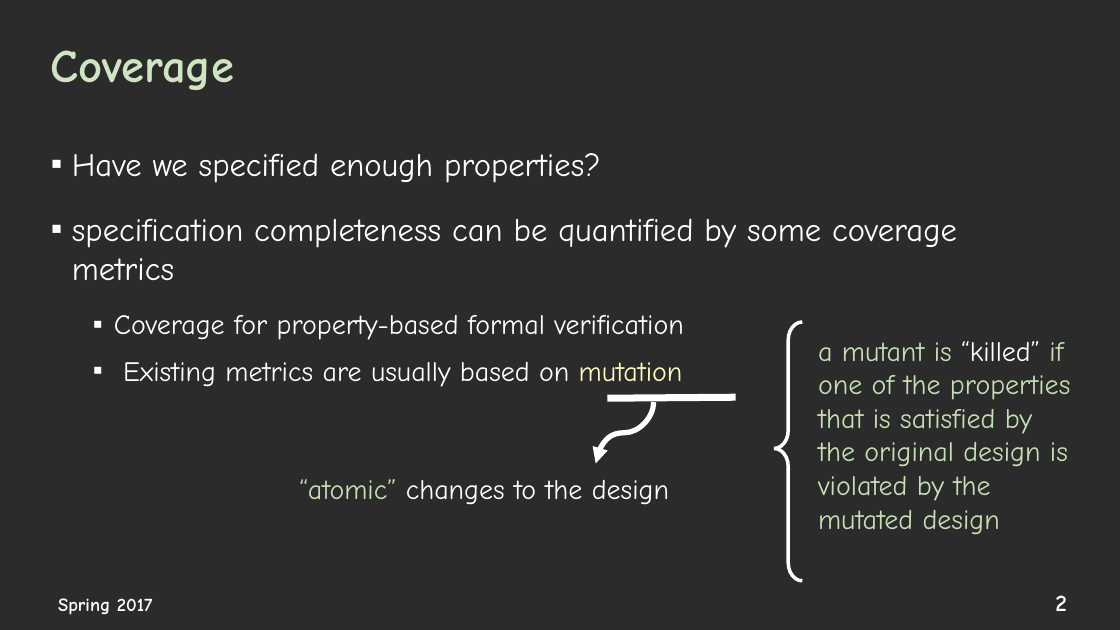
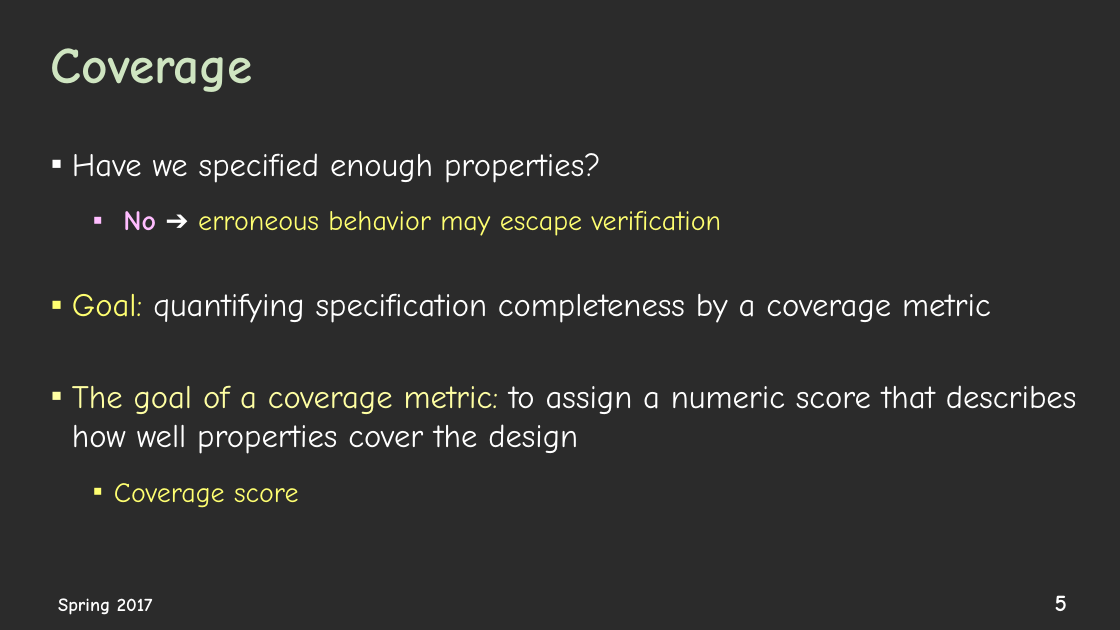
Before and after one commit to elaghs/Working, a slide deck: slide 5 of presentations/WPE_coverage.pptx (slide 2 before the commit). Drawn at 1120x630 pixels with LibreOffice and Linux fonts; fonts in the diff are those of the drawing; background and template pictures are left out; a plain dark background stands for a picture behind light text. Boxes give left, top, right and bottom in pixels: in the first picture for what was removed or moved away, otherwise in the second. Text is boxed around its words. In the diff, an @@ line names an element or a change of style, - is before the commit and + after.

```diff
--- a/presentations/WPE_coverage.pptx
+++ b/presentations/WPE_coverage.pptx
@@ title "Coverage" at bbox=[51, 48, 253, 92]: size 40 to 44 pt @@
@@ text at bbox=[72, 211, 1077, 508]: text changed; size 24 to 28 pt @@
-▪ specification completeness can be quantified by some coverage metrics
-  ▪ Coverage for property-based formal verification
-  ▪ Existing metrics are usually based on mutation
+  ▪ No ➔ erroneous behavior may escape verification
+▪ Goal: quantifying specification completeness by a coverage metric
+▪ The goal of a coverage metric: to assign a numeric score that describes how well properties cover the design
+  ▪ Coverage score
@@ left brace removed at bbox=[775, 322, 803, 581] @@
@@ text removed at bbox=[818, 341, 1070, 535] @@
-  a mutant is “killed” if one of the properties that is satisfied by the original design is violated by the mutated design
@@ curved arrow removed from (654, 402) to (596, 464) @@
@@ line removed from (607, 398) to (736, 397) @@
@@ text removed at bbox=[299, 479, 669, 505] @@
-  “atomic” changes to the design
@@ page number at bbox=[1055, 595, 1067, 611]: text changed @@
-2
+5
```
Also in this commit, not shown: 13 other slides changed, 24 slides added, 4 slides removed, 3 other files.
